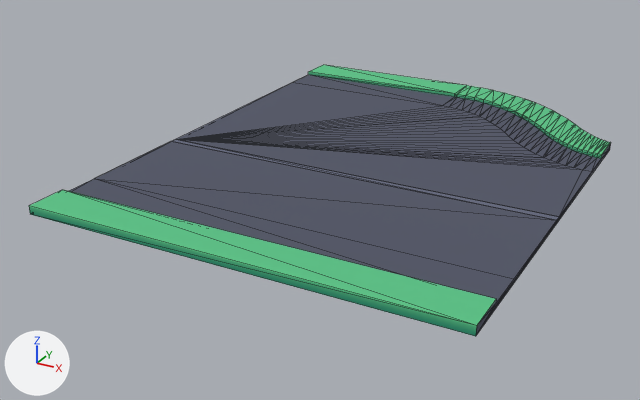
What one commit did to the glTF model kenney/city-kit-roads/road-side-entry.glb.
One viewpoint serves both versions: a 50 mm lens placed at (0.877, -1.716, 0.791), pointed at (-0.095, 0.051, -0.093). Lighting does not change. The marker at lower left points along +X, +Y and +Z. The first picture is the older version. Mesh edges are drawn as thin lines. Vertices at exactly the same position are counted once.

Objects in the first picture: 'road-side-entry'.
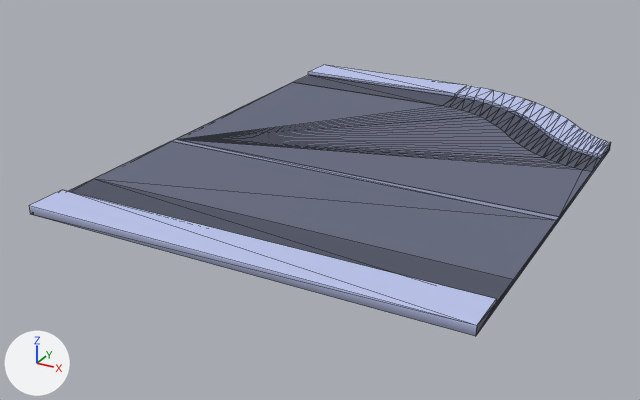
Diff of the bpy script that builds the scene:
```diff
--- a/kenney/city-kit-roads/road-side-entry.glb.py
+++ b/kenney/city-kit-roads/road-side-entry.glb.py
@@ me_road_side_entry @@
 # used by ob_road_side_entry; location = (0.0, 0.0, 0.0)
-me_road_side_entry.from_pydata(...)  # 176 vertices, 306 faces; spans x -0.5..0.5, y -0.5..0.81, z 0.0..0.02
+me_road_side_entry.from_pydata(...)  # 178 vertices, 306 faces; spans x -0.5..0.5, y -0.5..0.81, z 0.0..0.02
+# me_road_side_entry part 1
+# 12 vertices are removed from x -0.5..0.5, y -0.3..0.71, z 0.01
+# 51 faces are deleted
+# 14 vertices are added at x -0.5..0.5, y -0.4..0.707, z 0.01
+# 51 new faces join them
+# me_road_side_entry part 2: 245 kept faces spanning x -0.5..0.5, y -0.5..0.81, z 0.0..0.02 get new texture (UV) coordinates
 me_road_side_entry.materials.append(mat_colormap)
```

Boxes [x1, y1, x2, y2] around the edits, measured in the pictures (640 x 400 px; the box of a moved part takes in the faces that stretch with it):
part 1 of me_road_side_entry, moved or reshaped
    both: [69, 75, 601, 303]
part 2 of me_road_side_entry, surface changed (lighter)
    both: [29, 65, 611, 336]
